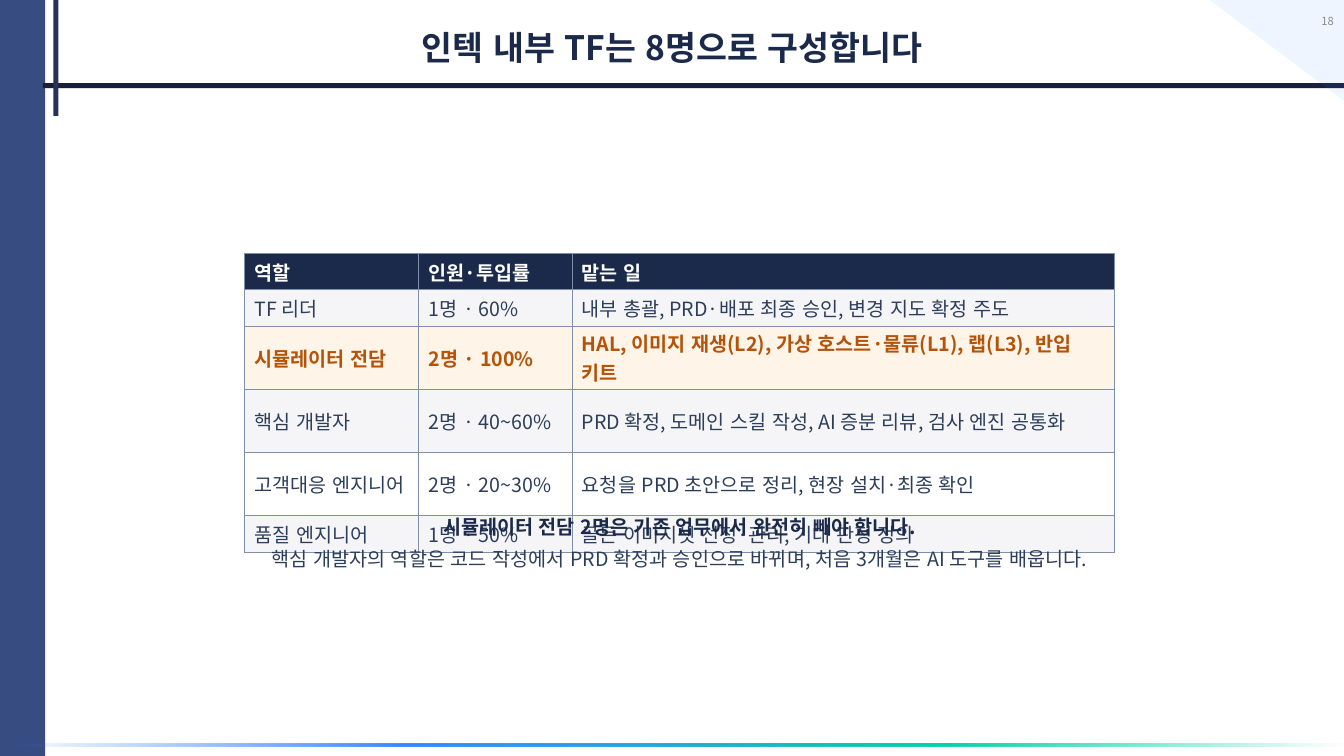
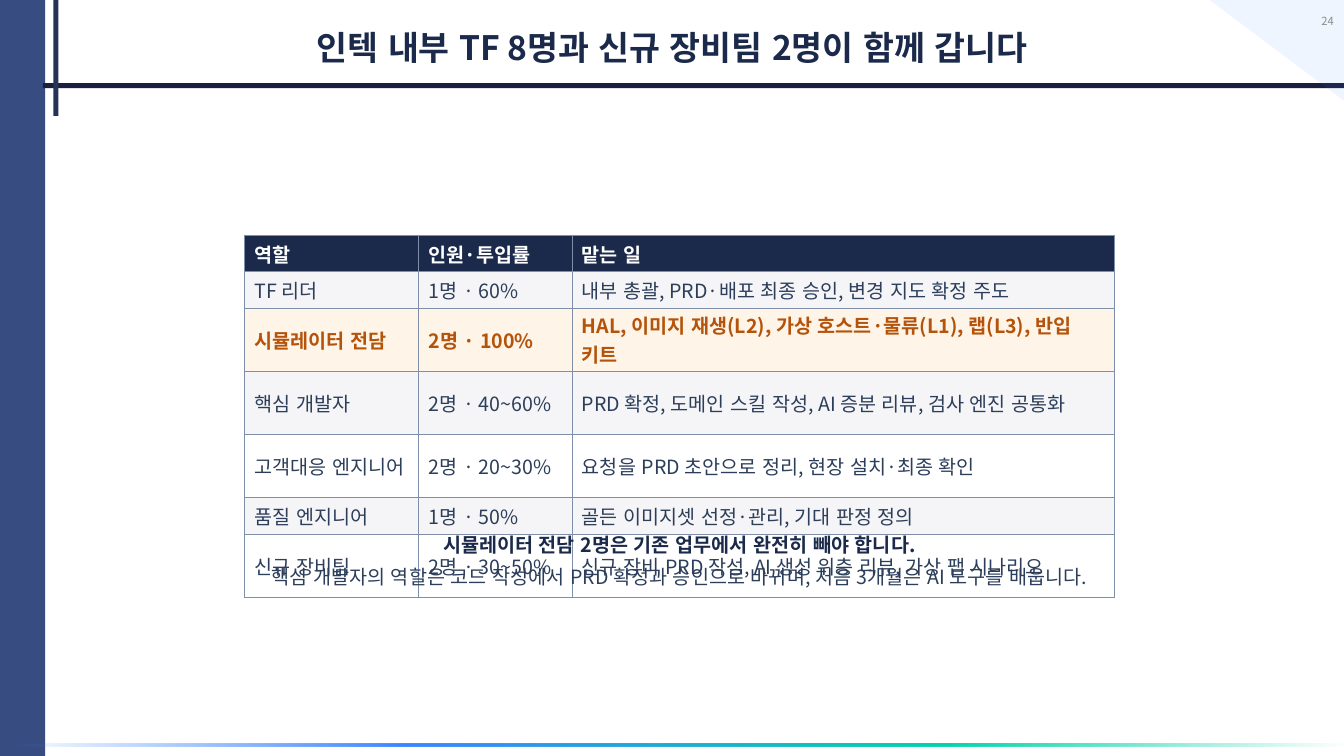
Before and after one commit to donchang07/tmb-2027, a slide deck: slide 24 of deliverables/Intekplus_AI_Upgrade_Proposal.pptx (slide 18 before the commit). Drawn at 1344x756 pixels with LibreOffice and Linux fonts; fonts in the diff are those of the drawing. Boxes give left, top, right and bottom in pixels: in the first picture for what was removed or moved away, otherwise in the second. Text is boxed around its words. In the diff, an @@ line names an element or a change of style, - is before the commit and + after.

```diff
--- a/deliverables/Intekplus_AI_Upgrade_Proposal.pptx
+++ b/deliverables/Intekplus_AI_Upgrade_Proposal.pptx
@@ page number at (1321,17,1333,25): text changed @@
-18
+24
@@ text at (317,31,1027,63): text changed @@
-인텍 내부 TF는 8명으로 구성합니다
+인텍 내부 TF 8명과 신규 장비팀 2명이 함께 갑니다
@@ table at (245,235,1115,583) @@
+row 7: 신규 장비팀 | 2명 · 30~50% | 신규 장비 PRD 작성, AI 생성 위층 리뷰, 가상 팹 시나리오
@@ table: place and size @@
-table at (245,253,1115,550)
+table at (245,235,1115,583)
@@ text "시뮬레이터 전담 2명은 기존 업무에서 ...": place and size @@
-text "시뮬레이터 전담 2명은 기존 업무에서 ..." at (443,514,916,540)
+text "시뮬레이터 전담 2명은 기존 업무에서 ..." at (443,532,916,558)
@@ text "핵심 개발자의 역할은 코드 작성에서 ...": place and size @@
-text "핵심 개발자의 역할은 코드 작성에서 ..." at (272,546,1087,570)
+text "핵심 개발자의 역할은 코드 작성에서 ..." at (272,564,1087,590)
```
Also in this commit, not shown: 11 other slides changed, 8 slides added, 2 slides removed, 2 other files.
